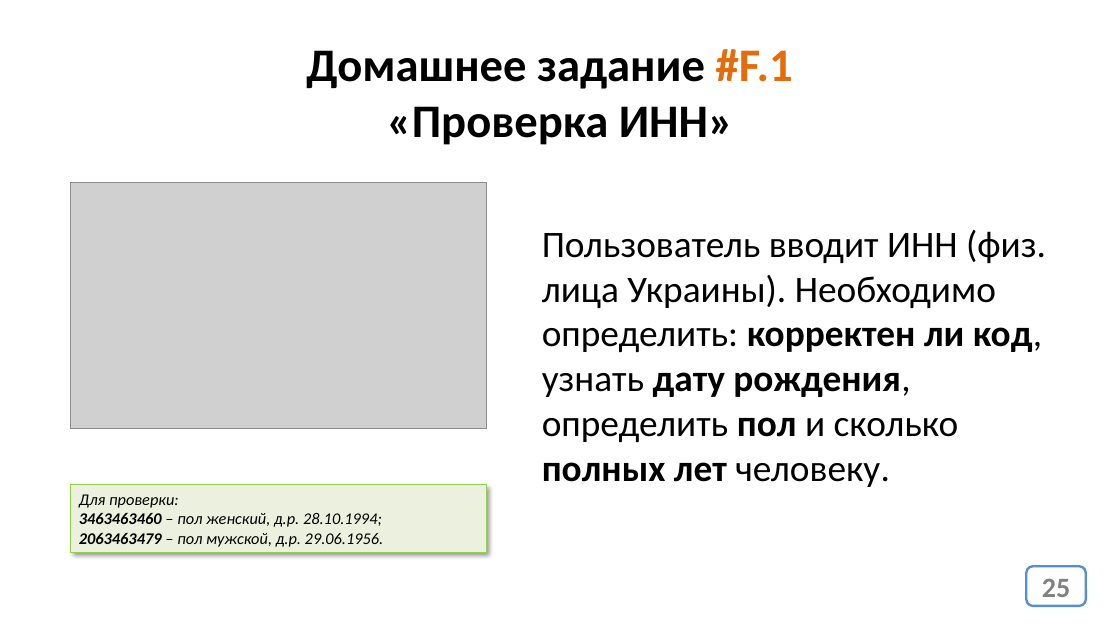
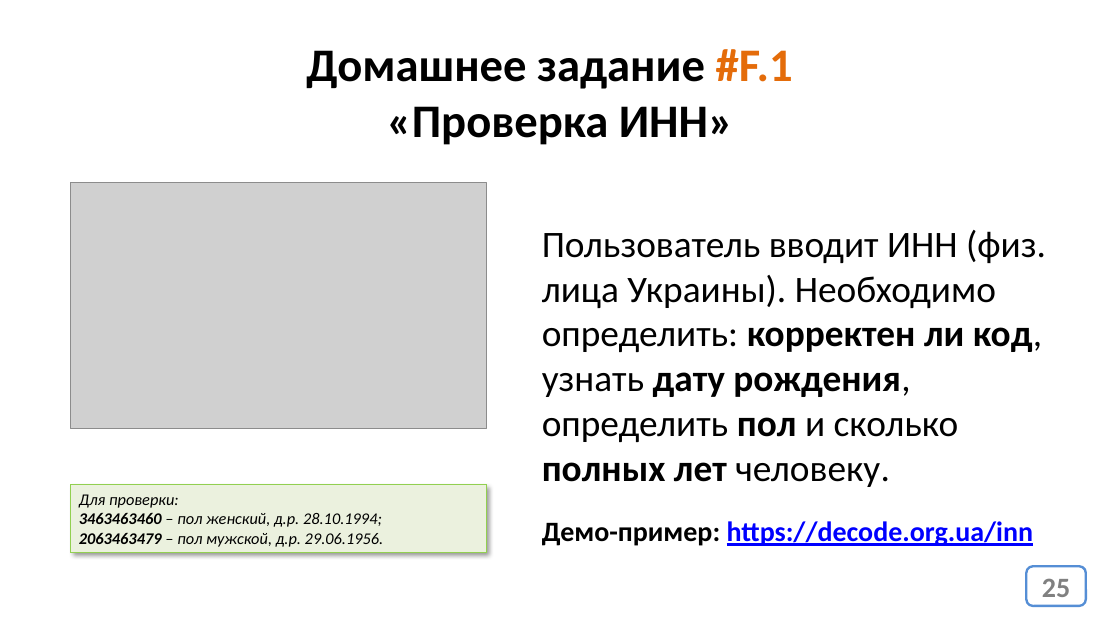
Before and after one commit to javascript-course-18-ortdnipro/lesson06, a slide deck: slide 25 of lesson06.pptx. Drawn at 1120x630 pixels with LibreOffice and Linux fonts; fonts in the diff are those of the drawing; grey boxes stand for pictures. Boxes give left, top, right and bottom in pixels: in the first picture for what was removed or moved away, otherwise in the second. Text is boxed around its words. In the diff, an @@ line names an element or a change of style, - is before the commit and + after.

```diff
--- a/lesson06.pptx
+++ b/lesson06.pptx
@@ text added at [542, 521, 1033, 546], 24 pt, text #0000FF, bold, underline @@
+Демо-пример: https://decode.org.ua/inn
```
Also in this commit, not shown: 3 other slides changed, 1 other file.
